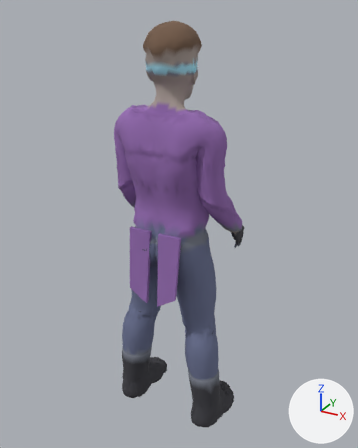
The glTF model assets/models/characters/primm_parts/primm_skinned.glb as it was, and as the next commit left it.
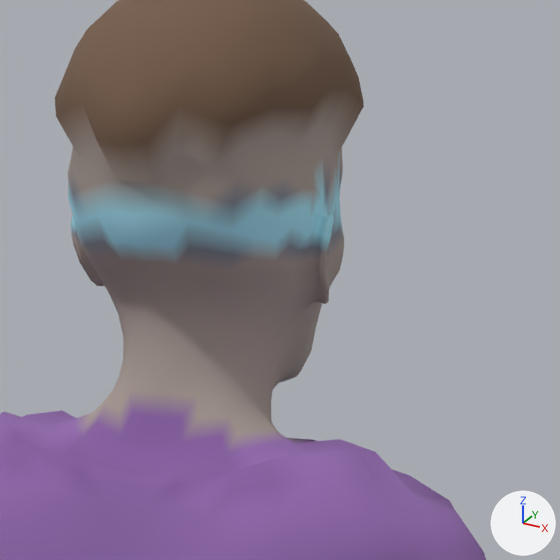
Each version appears first whole from a 50 mm camera at (0.987, -1.684, 1.849) aimed at (-0.01, 0.129, 0.943), and next in a close-up on the part from 37% to 67% of the width and 6% to 30% of the height. Lighting does not change. The marker at lower right points along +X, +Y and +Z. The last two pictures show the newer version. Vertices at exactly the same position are counted once.

Objects in the first close-up: 'Primm'.
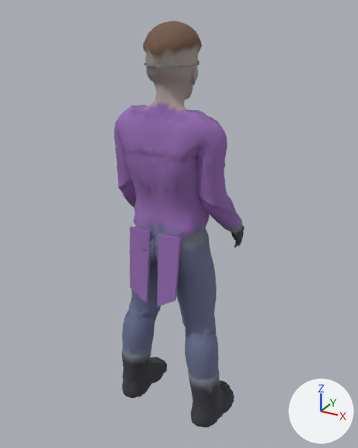
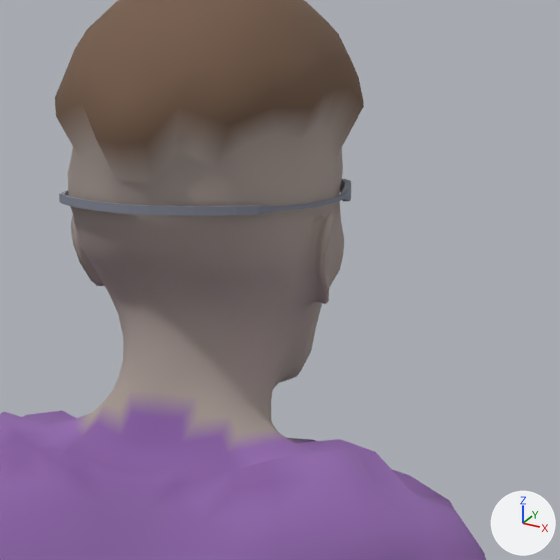
Edits to the bpy script that builds the scene:
```text
Change me_primm:
    used by ob_primm; location = (0.0, 0.0, 0.0)
    remove me_primm.from_pydata(...)  # 7743 vertices, 15473 faces; spans x -0.29..0.29, y -0.13..0.36, z 0.0..1.8
    add me_primm.from_pydata(...)  # 7959 vertices, 15893 faces; spans x -0.29..0.29, y -0.13..0.36, z 0.0..1.8
    me_primm part 1: a new loose piece of 192 vertices spanning x -0.1..0.1, y -0.06..0.18, z 1.64..1.65, in mat_heroskin
    me_primm part 2: 1440 kept faces spanning x -0.11..0.11, y -0.05..0.19, z 1.6..1.69 get new vertex colours; the middle colour goes from cyan #a6e2f3 to grey #aa9d96
    other edits to the shape of me_primm do not show in these pictures
```

Pixel boxes (x1, y1, x2, y2) of what changed, in the close-ups (560 x 560 px):
part 1 of me_primm, added: after (59, 179, 351, 216)
part 2 of me_primm, recoloured (cyan to grey): (68, 158, 344, 265) in both
